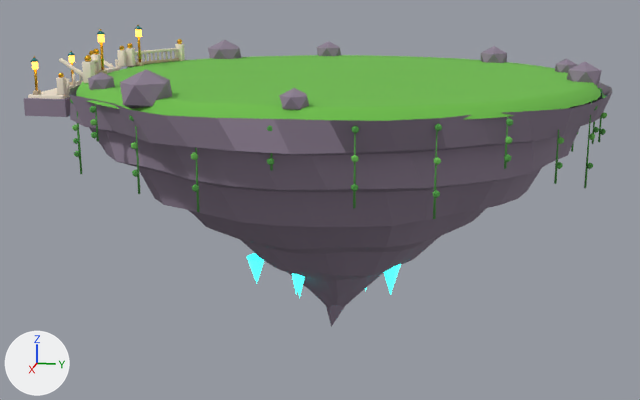
An edit to the glTF model godot/models/insula.glb, drawn before and after from the same camera.
The view is the same before and after, from a 50 mm lens placed at (25.02, 4.51, 2.54), pointed at (-0.1, -0.51, -3.74). The lights are fixed; the arrows at lower left show +X, +Y and +Z. The picture after the commit comes second. Where no turn or scale is listed for an object, it has been applied to the vertices. Vertices at exactly the same position are counted once.

Objects in the first picture: 'Insula.001'.
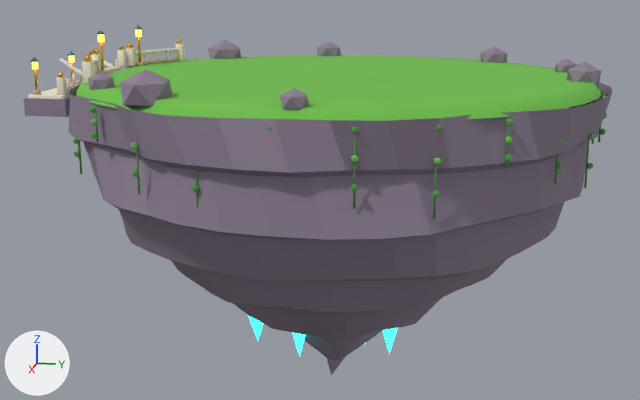
Pixel boxes (x1, y1, x2, y2) of what changed, in the pictures (640 x 400 px; the box of a moved part takes in the faces that stretch with it):
'Insula.001', reshaped (16% taller)
    before: (24, 25, 612, 327)
    after: (24, 25, 612, 375)
part 1 of me_iarba, moved or reshaped
    before: (384, 264, 401, 295)
    after: (382, 328, 398, 354)
part 2 of me_iarba, moved or reshaped
    before: (247, 253, 264, 283)
    after: (248, 315, 264, 340)
part 3 of me_iarba, moved or reshaped (mostly hidden)
    before: (292, 273, 305, 298)
    after: (292, 332, 305, 356)
part 4 of me_iarba, moved or reshaped
    before: (69, 94, 610, 327)
    after: (69, 94, 611, 375)

Diff of the bpy script that builds the scene:
```diff
--- a/godot/models/insula.glb.py
+++ b/godot/models/insula.glb.py
@@ me_iarba @@
 # used by ob_insula_001; location = (0.0, 0.0, 0.0)
-me_iarba.from_pydata(...)  # 5515 vertices, 10078 faces; spans x -7.4..7.4, y -9.0..7.5, z -7.6..1.3
+me_iarba.from_pydata(...)  # 5515 vertices, 10078 faces; spans x -7.5..7.6, y -9.0..7.5, z -9.2..1.3
+# me_iarba part 1: the loose piece of 7 vertices spanning x 1.0..1.5, y 1.5..2.1, z -6.2..-5.1 is moved by (0.0, 0.0, -1.8)
+# me_iarba part 2: the loose piece of 7 vertices spanning x 0.9..1.4, y -2.4..-1.9, z -6.1..-5.2 is moved by (0.0, 0.0, -1.8)
+# me_iarba part 3: the loose piece of 7 vertices spanning x 1.7..2.1, y -1.0..-0.5, z -6.2..-5.1 is moved by (0.0, 0.0, -1.8)
+# me_iarba part 4: 538 vertices moved from x -7.4..7.4, y -8.8..7.2, z -7.0..1.1 to x -7.5..7.6, y -8.8..7.3, z -8.7..1.1; 8 vertices removed from x -3.8..0.2, y -6.7..-0.1, z -7.6..-0.9; 8 vertices added at x -3.9..0.2, y -6.9..-0.1, z -9.2..-1.3
+# other edits to the shape of me_iarba do not show in these pictures
 me_iarba.materials.append(mat_iarba)
```
